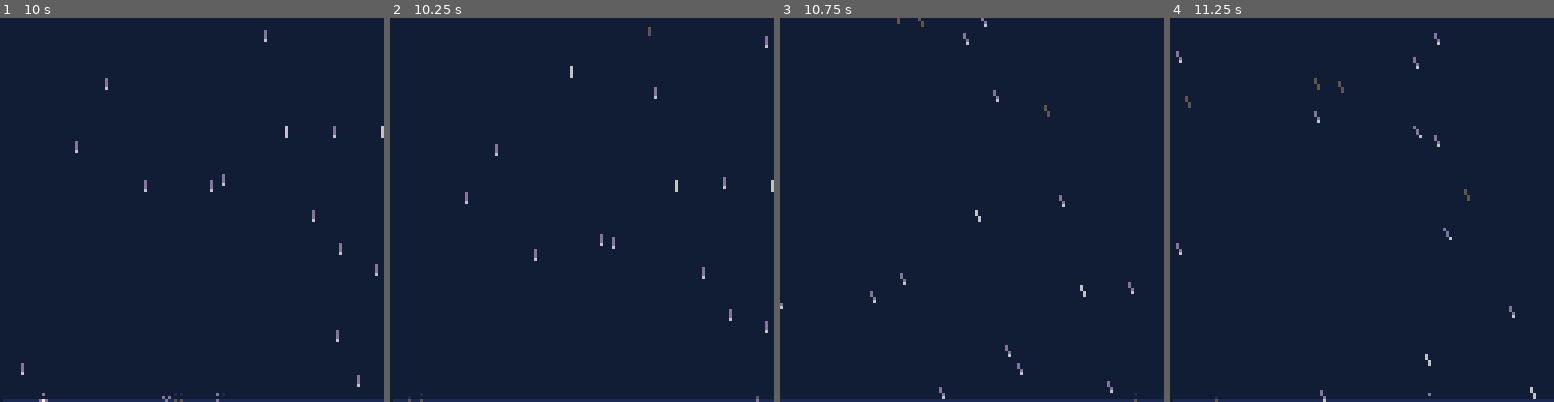
Above: before the commit, frames 1-4 (left to right).
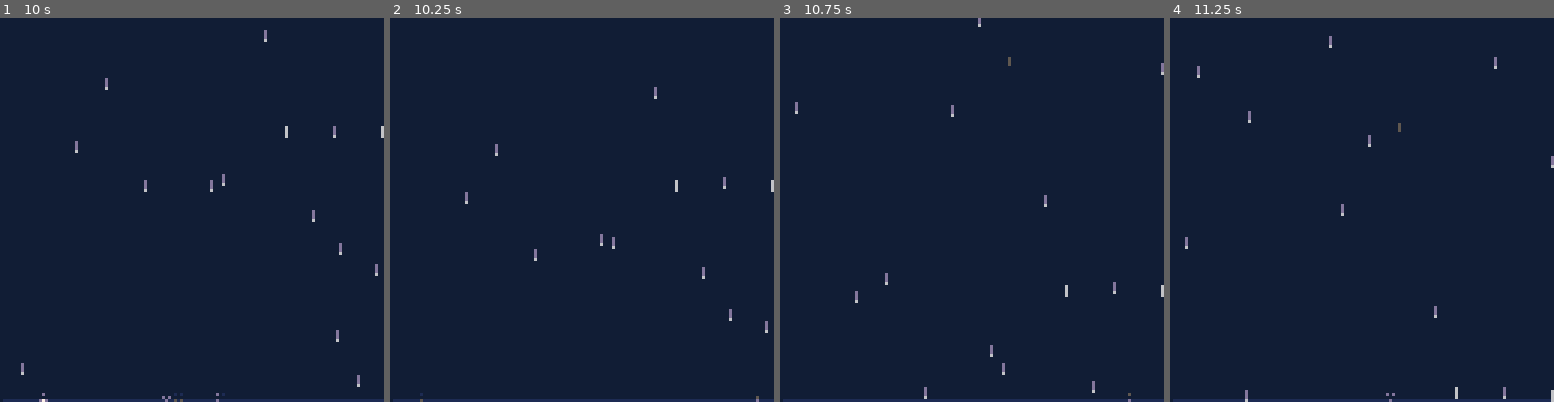
Above: after the commit, the same moments.

Repository: broquaint/pico8-carts
Game: PICO-8 cartridge rain.p8
Same seed, same stepped clock (60 frames per second), same inputs: the game is played once before the commit and once after it.
Inputs:
- Up to frame 1 (10 s): no input
- Up to frame 2 (10.25 s): no input
- Up to frame 3 (10.75 s): no input
- Up to frame 4 (11.25 s): no input

Frame 1 is identical in both runs. In frame 2, less than 0.1% of the frame differs, in the area x 4-99%, y 2-100%; in frame 3, 0.8%, in the area x 0-100%, y 0-100%; in frame 4, 0.8%.

Commit message:
Have an occasional lull in rain

Diff:
--- a/rain.p8
+++ b/rain.p8
@@ -10,10 +10,12 @@
    frame_count = 1
    rain_particles = {}
    streaks = {}
+   lull = false
    title_colour = title_fade[1]
    wind = 0
    wind_force = 1
    wind_blowing = true
+   drop_tot = 60
 
    music(0,10000)
    menuitem(1, "♪ toggle sound", function()
@@ -68,8 +70,6 @@
    midnight
 }
 
-drop_tot = 60
-
 function _update60()
    run_animations()
 
@@ -93,8 +93,24 @@
       end
    end
 
+   if frame_count % 600 == 0 and randx(12) == 1 and not lull then
+      local orig_tot = drop_tot
+      lull = true
+      animate(function()
+            for i = 1,300 do
+               drop_tot = max(15,orig_tot*((300-i))/300)
+               yield()
+            end
+            wait(540)
+            for i = 1,300 do
+               drop_tot = max(15, (i/300)*orig_tot)
+               yield()
+            end
+            lull = false
+      end)
+   end
+
    if frame_count % 20 == 0 then
-      -- TODO introduce lulls in the rain
       local rain_amount = min(drop_tot, frame_count / drop_tot)
       rain_amount = rain_amount == drop_tot and rain_amount * (0.5 + rnd()*0.5) or rain_amount
       for i = 1,rain_amount do
@@ -124,7 +140,7 @@
       end)
    end
 
-   if frame_count > 500 and frame_count % 300 == 0 then -- and randx(4) == 1 then
+   if frame_count > 660 and frame_count % 300 == 0 and randx(4) == 1 then
       local was_dir = wind
       local dir = wind == 0 and ({-1,1})[randx(2)] or 0
       animate(function()
